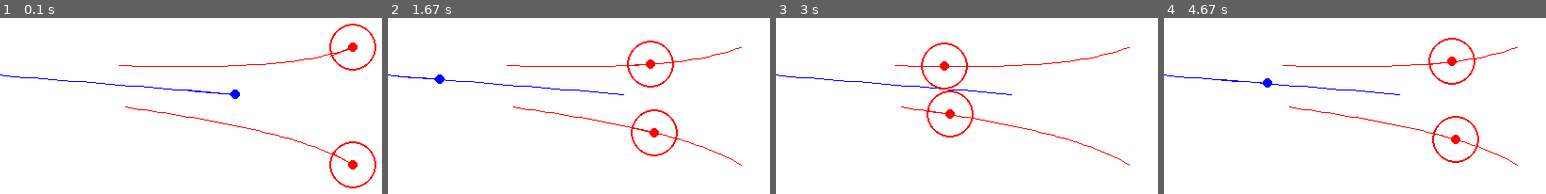
Above: before the commit, frames 1-4 (left to right).
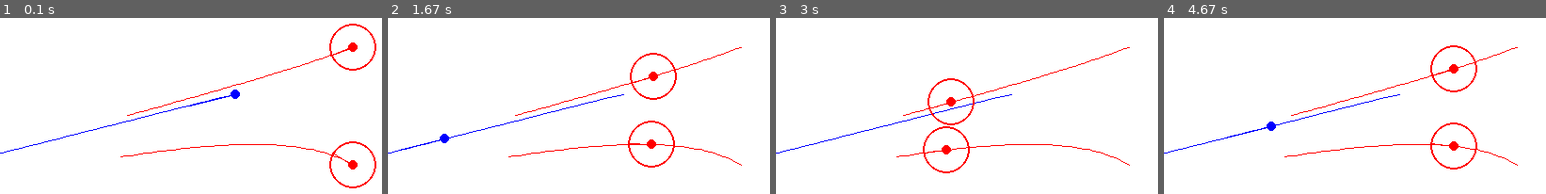
Above: after the commit, the same moments.

Repository: NM-USAF/afit_thesis
Game: pygame game, started from pygame_simulation.py
Same seed, same stepped clock (60 frames per second), same inputs: the game is played once before the commit and once after it.
Inputs (mouse positions are in pixels of both pictures, inside the frame that each line leads up to):
- Up to frame 1 (0.1 s): no input
- Up to frame 2 (1.67 s): hold Right 0.33-0.8 s; move the mouse to (605, 114) at 0.37 s; hold Right 0.83-1.3 s; move the mouse to (510, 97) at 0.87 s; tap Space at 0.9, 1.2 s; press the mouse at (678, 134) at 1.37 s; move the mouse to (586, 26) at 1.47 s; release the mouse at (outside the picture) at 1.6 s
- Up to frame 3 (3 s): no input
- Up to frame 4 (4.67 s): hold Right 3.73-4.2 s; move the mouse to (outside the picture) at 3.77 s; tap Space at 3.8, 4.1 s

The runs differ from the first frame. In frame 1, 1.9% of the frame differs, in the area x 0-92%, y 19-83%; in frame 2, 3.8%, in the area x 0-92%, y 12-86%; in frame 3, 3.6%; in frame 4, 3.7%.

Commit message:
multiple pursuers work in simulation

Diff:
--- a/pure_pursuit/optimization.py
+++ b/pure_pursuit/optimization.py
@@ -1,6 +1,6 @@
 import numpy as np
 from .pursuit_math import *
-from scipy.optimize import minimize_scalar
+from scipy.optimize import minimize_scalar, differential_evolution
 
 
 def can_escape_simple(
@@ -136,15 +136,22 @@
     return th_l
 
 
+def negative_relu(x):
+    return np.where(x < 0, x, 0)
+
+
 def optimal_evader_heading_scipy(
-    evader_distance_ratio,
-    lod_left, lod_right,
-    mu_left, mu_right,
-    angle_between
+    lods,
+    mus,
+    headings,
+    method="multiple_local",
+    n_guesses=None
 ):
     """
     Finds the optimal constant evader heading theta by minimizing the negative
     of the closest that either evader will come to the pursuer.
+
+    returns: theta, min(r_min - l/d for each pursuer)
     """
 
     def to_optimize(theta):
@@ -152,26 +159,41 @@
         theta = theta_left
         """
 
-        is_inside = (theta < -np.pi/2) & (theta > -np.pi/2-angle_between)
-
-        ab = np.where(~is_inside, 2*np.pi-angle_between, angle_between)
-
-        th_r = ab - theta - np.pi
-        rmin_l = r_min(theta, mu_left) - lod_left
-        rmin_r = (r_min(th_r, mu_right) - lod_right) / evader_distance_ratio
-
-        return -(np.min([
-            (rmin_l),
-            (rmin_r)
-        ]))
-
-    result = minimize_scalar(
-        to_optimize,
-        method="bounded",
-        bounds=(-np.pi, np.pi)
-    )
-
-    return result.x
+        pursuer_thetas, _ = utilities.engagement_heading(theta, headings)
+        rmins = r_min(pursuer_thetas, mus) - lods
+
+        return -np.min(rmins)
+
+    if method == "differential_evolution":
+        result = differential_evolution(
+            to_optimize,
+            [[-np.pi, np.pi]],
+            popsize=len(lods+1),
+            seed=0
+        )
+
+        return result.x[0], result.fun
+
+    if method == "multiple_local":
+        if not n_guesses:
+            # number of guesses = number of pursuers + 1
+            n_guesses = len(lods) + 1
+
+        bounds = np.array([
+            np.arange(0, n_guesses),
+            np.arange(1, n_guesses+1)
+        ]).astype(float).T / (n_guesses) * 2 * np.pi
+
+        # run many local optimizations
+        results = [minimize_scalar(
+            to_optimize,
+            method="bounded",
+            bounds=b
+        ) for b in bounds]
+
+        res_min = min(results, key=lambda r: r.fun)
+
+        return res_min.x, res_min.fun
 
 
 def optimal_evader_heading(
--- a/pure_pursuit/pursuit_math.py
+++ b/pure_pursuit/pursuit_math.py
@@ -144,7 +144,7 @@
     theta: the evader's heading (constant)
     mu: speed ratio
 
-    returns r_m / d
+    returns min(r(t)) / d
     """
     theta = utilities.fix_theta(theta)
 
--- a/pure_pursuit/utilities.py
+++ b/pure_pursuit/utilities.py
@@ -45,3 +45,21 @@
 
 def negative_relu(x):
     return np.where(x < 0, x, 0)
+
+
+def engagement_heading(evader_heading, pursuer_angle):
+    """
+    Given the evader's heading in the world frame and the heading to a pursuer
+    in that frame, calculates a theta value that can be used in the pure
+    pursuit equations.
+
+    returns (theta, parity)
+    parity=-1 means the evader's trajectory is to the left of the pursuer
+    instead of to the right. Necessary to convert back to world coordinates.
+    """
+    # theta = wrap(abs(pursuer_angle - evader_heading) - np.pi/2, np.pi)
+    psi = wrap((np.pi + pursuer_angle) - evader_heading, np.pi)
+    theta = np.pi/2 - abs(psi)
+    return theta, False
+    # psi = wrap(pursuer_angle - np.pi/2 - evader_heading, np.pi)
+    # return fix_theta(psi), abs(psi) > np.pi/2
--- a/pygame_simulation.py
+++ b/pygame_simulation.py
@@ -200,8 +200,7 @@
                 return
             if pygame.key.get_mods() & pygame.KMOD_CTRL:
                 # control is pressed, add a new pursuer
-                # self.controller.add_pursuer_at(x, y)
-                pass
+                self.controller.add_pursuer_at(x, y)
             else:
                 self.controller.handle_mouse_down(x, y)
         elif pygame_event.type == pygame.KEYDOWN:
--- a/simulation_core.py
+++ b/simulation_core.py
@@ -264,15 +264,22 @@
         xs = np.array([ p.x - self.evader.x for p in self.world_pursuers ])
         ys = np.array([ p.y - self.evader.y for p in self.world_pursuers ])
         angles = np.arctan2(ys, xs)
-        indices = np.argsort(angles)
-        indices = np.append(indices, indices[0])
-
-        eng = Engagement2v1(
-            self.evader, self.world_pursuers[0], self.world_pursuers[1]
-        )
-
-        heading, distance = eng.optimal_evader_heading()
-        return heading, distance
+
+        engagement_pursuers = [
+            world_to_engagement(self.evader, p)
+            for p in self.world_pursuers
+        ]
+
+        lods = np.array([ p.l / p.r for p in engagement_pursuers ])
+        mus = np.array([ p.mu for p in engagement_pursuers ])
+
+        heading, margin = pp.optimal_evader_heading_scipy(
+            lods,
+            mus,
+            angles
+        )
+
+        return heading, margin
 
 
     def simulate(self, t_max):
